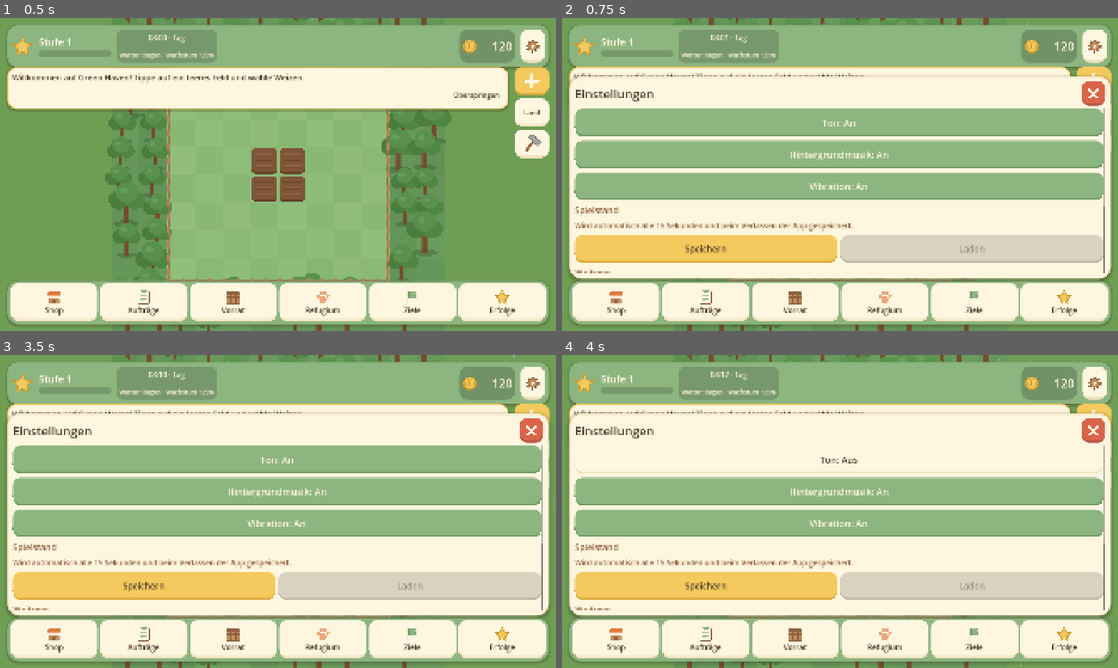
Above: before the commit, frames 1-4 (two rows, left to right).
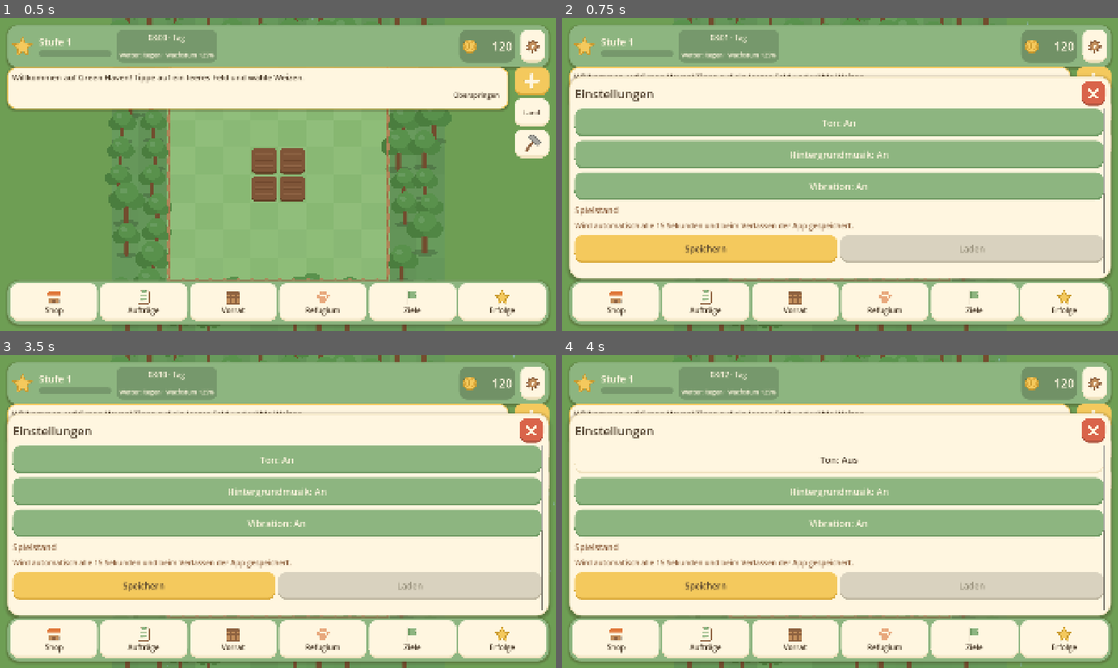
Above: after the commit, the same moments.

Repository: LennartVolz/green-haven
Game: Godot game, scene res://scenes/main.tscn
Two runs of this game, one before a commit and one after it. Both use one fixed random seed, a clock stepped at 60 frames per second and the inputs below.
Inputs (mouse positions are in pixels of both pictures, inside the frame that each line leads up to):
- Up to frame 1 (0.5 s): no input
- Up to frame 2 (0.75 s): click (1095, 46) at 0.5 s
- Up to frame 3 (3.5 s): click (144, 617) at 1.25 s, where only the run after the commit has a clickable "Spielstand exportieren"; click (411, 617) at 2 s, where only the run after the commit has a clickable "Spielstand importieren"; click (533, 417) at 2.75 s
- Up to frame 4 (4 s): click "Land" at 3.5 s

Frame 1 is identical in both runs. In frame 2, less than 0.1% of the frame differs, in the area x 2-98%, y 56-82%; in frame 3, less than 0.1%; in frame 4, less than 0.1%.

Commit message:
Spielstände sicher exportieren und importieren
Importe werden vor dem Ersetzen validiert und der bisherige Stand als Backup gesichert. Android nutzt dokumentiert den user://-Fallback, da der native Picker in Godot 4.4.1 keinen verlässlichen SAF-Dateizugriff bietet.

🤖 Generated with Codebuff
Co-Authored-By: Codebuff <noreply@codebuff.com>

Diff:
--- a/scripts/core/save_system.gd
+++ b/scripts/core/save_system.gd
@@ -49,6 +49,140 @@
 
 func has_save() -> bool:
 	return FileAccess.file_exists(_path()) or FileAccess.file_exists(_backup_path())
+
+
+## Exportiert den aktuellen Stand als einzelne JSON-Datei.
+func export_to_file(destination: String) -> bool:
+	if not GameState.loaded or destination.strip_edges().is_empty():
+		return false
+	return _replace_json(destination, GameState.serialize())
+
+
+## Prüft den Import vollständig an einer separaten GameState-Instanz, bevor
+## Sicherung, Datei oder laufender Zustand verändert werden.
+func import_from_file(source: String) -> bool:
+	last_load_error = ""
+	if source == _path() or source == _backup_path():
+		last_load_error = "invalid"
+		return false
+	if source.strip_edges().is_empty():
+		last_load_error = "invalid"
+		return false
+	var candidate := _read(source)
+	if candidate.is_empty() or not candidate.has("version") or (typeof(candidate["version"]) != TYPE_INT and typeof(candidate["version"]) != TYPE_FLOAT):
+		last_load_error = "invalid"
+		return false
+	var source_version := float(candidate["version"])
+	if not is_finite(source_version) or source_version < 0.0 or source_version != floorf(source_version):
+		last_load_error = "invalid"
+		return false
+	if source_version > GameState.SAVE_VERSION:
+		last_load_error = "newer"
+		return false
+	candidate = migrate(candidate.duplicate(true))
+	var probe_script: GDScript = load("res://scripts/core/game_state.gd")
+	var probe: Node = probe_script.new()
+	probe.time_offset = GameState.time_offset
+	var valid: bool = probe.deserialize(candidate.duplicate(true))
+	probe.free()
+	if not valid:
+		last_load_error = "invalid"
+		return false
+	var old_state: Dictionary = GameState.serialize() if GameState.loaded else {}
+	var backup_before_import: Dictionary = _read(_backup_path()) if FileAccess.file_exists(_backup_path()) else {}
+	if not old_state.is_empty() and not _replace_json(_backup_path(), old_state):
+		last_load_error = "invalid"
+		return false
+	if not _replace_json(_path(), candidate):
+		_restore_import_backup(backup_before_import)
+		last_load_error = "invalid"
+		return false
+	if not GameState.deserialize(candidate.duplicate(true)):
+		# Die Probe und der echte Ladevorgang verwenden denselben Validator. Dieser
+		# Rückweg schützt zusätzlich vor unerwarteten Plattform-/Laufzeitfehlern.
+		if not old_state.is_empty():
+			_replace_json(_path(), old_state)
+			GameState.deserialize(old_state.duplicate(true))
+		_restore_import_backup(backup_before_import)
+		last_load_error = "invalid"
+		return false
+	_last_saved_fingerprint = _fingerprint(GameState.serialize())
+	last_load_error = ""
+	return true
+
+
+func _restore_import_backup(previous: Dictionary) -> void:
+	if previous.is_empty():
+		if FileAccess.file_exists(_backup_path()):
+			DirAccess.remove_absolute(_backup_path())
+		return
+	_replace_json(_backup_path(), previous)
+
+
+func _json_values_match(left: Variant, right: Variant) -> bool:
+	if (typeof(left) == TYPE_INT or typeof(left) == TYPE_FLOAT) and (typeof(right) == TYPE_INT or typeof(right) == TYPE_FLOAT):
+		return is_equal_approx(float(left), float(right))
+	if typeof(left) != typeof(right):
+		return false
+	if typeof(left) == TYPE_DICTIONARY:
+		if left.size() != right.size():
+			return false
+		for key in left:
+			if not right.has(key) or not _json_values_match(left[key], right[key]):
+				return false
+		return true
+	if typeof(left) == TYPE_ARRAY:
+		if left.size() != right.size():
+			return false
+		for index in range(left.size()):
+			if not _json_values_match(left[index], right[index]):
+				return false
+		return true
+	return left == right
+
+
+func _write_json(destination: String, data: Dictionary) -> bool:
+	var parent_directory := destination.get_base_dir()
+	if parent_directory.begins_with("user://") or parent_directory.begins_with("res://"):
+		DirAccess.make_dir_recursive_absolute(ProjectSettings.globalize_path(parent_directory))
+	var file := FileAccess.open(destination, FileAccess.WRITE)
+	if file == null:
+		return false
+	file.store_string(JSON.stringify(data))
+	file.close()
+	return _json_values_match(_read(destination), data)
+
+
+## Ersetzt die Zieldatei über eine geprüfte temporäre Datei und stellt sie bei
+## einem fehlgeschlagenen Umbenennen wieder her.
+func _replace_json(destination: String, data: Dictionary) -> bool:
+	var temporary := destination + ".import.tmp"
+	if not _write_json(temporary, data):
+		if FileAccess.file_exists(temporary):
+			DirAccess.remove_absolute(temporary)
+		return false
+	var had_destination := FileAccess.file_exists(destination)
+	var previous := destination + ".import.previous"
+	if had_destination:
+		if FileAccess.file_exists(previous):
+			DirAccess.remove_absolute(previous)
+		if DirAccess.rename_absolute(destination, previous) != OK:
+			DirAccess.remove_absolute(temporary)
+			return false
+	var result := DirAccess.rename_absolute(temporary, destination)
+	if result != OK:
+		if had_destination:
+			DirAccess.rename_absolute(previous, destination)
+		DirAccess.remove_absolute(temporary)
+		return false
+	if not _json_values_match(_read(destination), data):
+		DirAccess.remove_absolute(destination)
+		if had_destination and FileAccess.file_exists(previous):
+			DirAccess.rename_absolute(previous, destination)
+		return false
+	if had_destination and FileAccess.file_exists(previous):
+		DirAccess.remove_absolute(previous)
+	return true
 
 
 ## Speichert den Spielstand. Mit force = false (Autosave) wird nichts geschrieben,
@@ -166,10 +300,14 @@
 		# Neue Tierprofile und Rettungsfälle sind optionale Felder alter Stände.
 		data["rescue_case"] = {}
 		data["next_rescue_at"] = 0.0
-		for animal in data.get("animals", []):
-			animal["traits"] = []
-			animal["accessories"] = []
-			animal["activity_at"] = 0.0
+		var legacy_animals: Variant = data.get("animals", [])
+		if typeof(legacy_animals) == TYPE_ARRAY:
+			for animal in legacy_animals:
+				if typeof(animal) != TYPE_DICTIONARY:
+					continue
+				animal["traits"] = []
+				animal["accessories"] = []
+				animal["activity_at"] = 0.0
 		data["version"] = 2
 		v = 2
 	if v < 3:
@@ -186,7 +324,8 @@
 		v = 4
 	if v < 5:
 		# Café-Fortschritt startet für alte Spielstände bei null.
-		var stats: Dictionary = data.get("stats", {})
+		var stats_value: Variant = data.get("stats", {})
+		var stats: Dictionary = stats_value if typeof(stats_value) == TYPE_DICTIONARY else {}
 		stats["cafe_orders"] = int(stats.get("cafe_orders", 0))
 		stats["cafe_stories_shared"] = int(stats.get("cafe_stories_shared", 0))
 		stats["cafe_stories_completed"] = int(stats.get("cafe_stories_completed", 0))
@@ -197,7 +336,8 @@
 		# Das 24-Stunden-Tagesgericht wird für bestehende Café-Spielstände ausgewählt.
 		data["daily_cafe_special_id"] = str(data.get("daily_cafe_special_id", ""))
 		data["daily_cafe_special_at"] = float(data.get("daily_cafe_special_at", 0.0))
-		var cafe_stats: Dictionary = data.get("stats", {})
+		var cafe_stats_value: Variant = data.get("stats", {})
+		var cafe_stats: Dictionary = cafe_stats_value if typeof(cafe_stats_value) == TYPE_DICTIONARY else {}
 		cafe_stats["cafe_special_orders"] = int(cafe_stats.get("cafe_special_orders", 0))
 		data["stats"] = cafe_stats
 		data["version"] = 6
@@ -216,6 +356,6 @@
 
 
 func delete_save() -> void:
-	for p in [_path(), _backup_path(), _tmp_path()]:
+	for p in [_path(), _backup_path(), _tmp_path(), _path() + ".import.tmp", _path() + ".import.previous"]:
 		if FileAccess.file_exists(p):
 			DirAccess.remove_absolute(p)
--- a/scripts/ui/sheets/settings_sheet.gd
+++ b/scripts/ui/sheets/settings_sheet.gd
@@ -35,6 +35,22 @@
 	load_b.pressed.connect(ui.act_load)
 	row.add_child(load_b)
 	c.add_child(row)
+	var transfer_row := UiKit.hbox(12)
+	var export_armed: bool = ui.state.get("confirm_export_save", false)
+	var export_button := UiKit.button("Wirklich exportieren? Nochmal tippen" if export_armed else "Spielstand exportieren", "danger" if export_armed else "light", 28)
+	export_button.size_flags_horizontal = Control.SIZE_EXPAND_FILL
+	export_button.pressed.connect(ui.act_export_save)
+	transfer_row.add_child(export_button)
+	var import_armed: bool = ui.state.get("confirm_import_save", false)
+	var import_button := UiKit.button("Wirklich importieren? Nochmal tippen" if import_armed else "Spielstand importieren", "danger" if import_armed else "light", 28)
+	import_button.size_flags_horizontal = Control.SIZE_EXPAND_FILL
+	import_button.pressed.connect(ui.act_import_save)
+	transfer_row.add_child(import_button)
+	c.add_child(transfer_row)
+	if OS.has_feature("android"):
+		c.add_child(UiKit.wrap_label("Android: Godot 4.4.1 zeigt den Dateidialog, kann ausgewählte Dokumente aber nicht zuverlässig öffnen. Import: savegame.json in den app-internen Ordner user://save_transfer kopieren. Export: Dort die gespeicherte JSON-Datei herauskopieren.", 22, UiKit.earth_dark()))
+	else:
+		c.add_child(UiKit.wrap_label("JSON-Spielstände lassen sich auf diesem Gerät auswählen und als Datei weitergeben.", 22, UiKit.earth_dark()))
 
 	c.add_child(UiKit.label("Weiteres", 30, UiKit.earth_dark()))
 	var cam := UiKit.button("Kamera zur Farm zentrieren", "light", 30)
--- a/scripts/ui/ui_root.gd
+++ b/scripts/ui/ui_root.gd
@@ -850,6 +850,100 @@
 		show_toast("Speichern fehlgeschlagen", "error")
 
 
+func _confirm_transfer(key: String, title: String) -> bool:
+	if bool(state.get(key, false)):
+		state[key] = false
+		return true
+	state[key] = true
+	refresh_sheet()
+	get_tree().create_timer(4.0).timeout.connect(func() -> void:
+		state[key] = false
+		if _sheet_name == "settings":
+			refresh_sheet())
+	show_toast("%s bitte durch erneutes Tippen bestätigen" % title, "info")
+	return false
+
+
+func _file_dialog_available() -> bool:
+	return DisplayServer.has_feature(DisplayServer.FEATURE_NATIVE_DIALOG_FILE) and not OS.has_feature("android")
+
+
+func _show_transfer_dialog(importing: bool) -> void:
+	var filters := PackedStringArray(["*.json;Green Haven-Spielstand;application/json"])
+	var mode := DisplayServer.FILE_DIALOG_MODE_OPEN_FILE if importing else DisplayServer.FILE_DIALOG_MODE_SAVE_FILE
+	var err := DisplayServer.file_dialog_show("Spielstand importieren" if importing else "Spielstand exportieren",
+		"", "savegame.json", false, mode, filters,
+		_on_transfer_file_selected.bind(importing))
+	if err != OK:
+		show_toast("Dateidialog nicht verfügbar. Nutze den Ordner user://save_transfer.", "error")
+		_write_transfer_file(importing)
+
+
+func _transfer_directory() -> String:
+	var directory := "user://save_transfer"
+	DirAccess.make_dir_recursive_absolute(ProjectSettings.globalize_path(directory))
+	return directory
+
+
+func _on_transfer_file_selected(status: bool, selected_paths: PackedStringArray, _filter_index: int, importing: bool) -> void:
+	if not status or selected_paths.is_empty():
+		return
+	var path := selected_paths[0]
+	if importing:
+		if SaveSystem.import_from_file(path):
+			world.clear_tool()
+			world.reset_camera()
+			show_toast("Spielstand importiert", "good")
+			close_sheet()
+		else:
+			show_toast("Spielstand konnte nicht importiert werden%s" % (" – neuere Spielversion" if SaveSystem.last_load_error == "newer" else ""), "error")
+		return
+	if SaveSystem.export_to_file(path):
+		show_toast("Spielstand exportiert", "good")
+	else:
+		show_toast("Export fehlgeschlagen", "error")
+
+
+func _write_transfer_file(importing: bool) -> void:
+	var directory := _transfer_directory()
+	if importing:
+		var candidate := directory.path_join("savegame.json")
+		if not FileAccess.file_exists(candidate):
+			show_toast("Lege eine JSON-Datei in user://save_transfer/savegame.json.", "info")
+			return
+		if SaveSystem.import_from_file(candidate):
+			world.clear_tool()
+			world.reset_camera()
+			show_toast("Spielstand importiert", "good")
+			close_sheet()
+		else:
+			show_toast("Spielstand konnte nicht importiert werden%s" % (" – neuere Spielversion" if SaveSystem.last_load_error == "newer" else ""), "error")
+	else:
+		var target := directory.path_join("savegame.json")
+		if SaveSystem.export_to_file(target):
+			show_toast("Spielstand in user://save_transfer/savegame.json exportiert", "good")
+		else:
+			show_toast("Export fehlgeschlagen", "error")
+
+
+func act_export_save() -> void:
+	if not _confirm_transfer("confirm_export_save", "Spielstand-Export"):
+		return
+	if _file_dialog_available():
+		_show_transfer_dialog(false)
+	else:
+		_write_transfer_file(false)
+
+
+func act_import_save() -> void:
+	if not _confirm_transfer("confirm_import_save", "Spielstand-Import"):
+		return
+	if _file_dialog_available():
+		_show_transfer_dialog(true)
+	else:
+		_write_transfer_file(true)
+
+
 ## Laden verwirft den aktuellen Fortschritt (der Autosave ist höchstens 15 Sekunden alt),
 ## deshalb wie bei "Neues Spiel" erst nach einem zweiten Tippen innerhalb von vier Sekunden.
 func act_load() -> void:
--- /dev/null
+++ b/tests/fixtures/save_v8.json
@@ -0,0 +1,92 @@
+{
+	"active_delivery_story": "",
+	"animals": [],
+	"claimed_achievements": [],
+	"claimed_quests": [],
+	"coins": 120,
+	"daily_cafe_special_at": 0.0,
+	"daily_cafe_special_id": "",
+	"delivery_story_stage": 0,
+	"diary": [],
+	"fields": [
+		{
+			"crop": "",
+			"t": 0.0,
+			"x": 8,
+			"y": 11
+		}
+	],
+	"inventory": {
+
+	},
+	"land": [
+		8,
+		11,
+		8,
+		8
+	],
+	"land_level": 0,
+	"level": 1,
+	"neighborhood_event_completed_cycle": -1,
+	"neighborhood_event_order": {
+
+	},
+	"neighborhood_event_stage": 0,
+	"next_order_at": 1000.0,
+	"next_rescue_at": 0.0,
+	"next_uid": 20,
+	"objects": [],
+	"orders": [
+		{
+			"coins": 5,
+			"customer": "Mira",
+			"id": 10,
+			"items": {
+				"wheat": 1
+			},
+			"xp": 2
+		},
+		{
+			"coins": 6,
+			"customer": "Jonas",
+			"id": 11,
+			"items": {
+				"carrot": 1
+			},
+			"xp": 2
+		},
+		{
+			"coins": 7,
+			"customer": "Lena",
+			"id": 12,
+			"items": {
+				"potato": 1
+			},
+			"xp": 3
+		},
+		{
+			"coins": 8,
+			"customer": "Emil",
+			"id": 13,
+			"items": {
+				"tomato": 1
+			},
+			"xp": 3
+		}
+	],
+	"rescue_case": {
+
+	},
+	"saved_at": 0.0,
+	"settings": {
+		"music": true,
+		"sound": true,
+		"vibration": true
+	},
+	"stats": {
+
+	},
+	"tutorial_step": 99,
+	"version": 8,
+	"xp": 0
+}
--- a/tests/run_tests.gd
+++ b/tests/run_tests.gd
@@ -65,6 +65,8 @@
 	test_data_consistency()
 	test_economy()
 	test_new_crops()
+	section = "Spielstand-Export/Import"
+	load("res://tests/suites/save_transfer.gd").new().run(self)
 	ss.delete_save()
 	print("")
 	print("Ergebnis: %d bestanden, %d fehlgeschlagen" % [passed, failed])
--- /dev/null
+++ b/tests/save_transfer_ui.gd
@@ -0,0 +1,86 @@
+extends SceneTree
+## UI-Test für den Spielstand-Export/Import in den Einstellungen.
+
+var failures := 0
+var save_system: Node
+var ui: Node
+var gs: Node
+
+
+func check(condition: bool, message: String) -> void:
+	if condition:
+		return
+	failures += 1
+	printerr("FAIL: ", message)
+
+
+func frames(count: int = 3) -> void:
+	for index in range(count):
+		await process_frame
+
+
+func find_button(node: Node, prefix: String) -> Button:
+	for child in node.get_children():
+		if child is Button and String(child.text).begins_with(prefix):
+			return child
+		var result := find_button(child, prefix)
+		if result != null:
+			return result
+	return null
+
+
+func run() -> void:
+	save_system = root.get_node("SaveSystem")
+	save_system.path_override = "user://save_transfer_ui.json"
+	save_system.delete_save()
+	var main_scene: PackedScene = load("res://scenes/main.tscn")
+	var main: Node = main_scene.instantiate()
+	main.name = "Main"
+	root.add_child(main)
+	ui = main.get_node("UI")
+	gs = root.get_node("GameState")
+	await frames(5)
+	gs.new_game()
+	gs.coins = 432
+	ui.act_open("settings", {})
+	await frames()
+	var export_button := find_button(ui.content, "Spielstand exportieren")
+	var import_button := find_button(ui.content, "Spielstand importieren")
+	check(export_button != null, "Einstellungen zeigen Spielstand-Export")
+	check(import_button != null, "Einstellungen zeigen Spielstand-Import")
+	if export_button != null:
+		export_button.pressed.emit()
+		await frames()
+		check(find_button(ui.content, "Wirklich exportieren?") != null, "Export erfordert eine zweite Bestätigung")
+		var confirm := find_button(ui.content, "Wirklich exportieren?")
+		if confirm != null:
+			confirm.pressed.emit()
+			await frames()
+			check(FileAccess.file_exists("user://save_transfer/savegame.json"), "Export-Fallback schreibt in user://save_transfer")
+			check(int(save_system._read("user://save_transfer/savegame.json").get("coins", -1)) == 432, "Fallback enthält den aktuellen Spielstand")
+			gs.coins = 123
+	check(find_button(ui.content, "Spielstand importieren") != null, "Import-Menü bleibt nach Export verfügbar")
+	if find_button(ui.content, "Spielstand importieren") != null:
+		find_button(ui.content, "Spielstand importieren").pressed.emit()
+		await frames()
+		check(find_button(ui.content, "Wirklich importieren?") != null, "Import erfordert eine zweite Bestätigung")
+		var import_confirm := find_button(ui.content, "Wirklich importieren?")
+		if import_confirm != null:
+			import_confirm.pressed.emit()
+			await frames()
+			check(gs.coins == 432 and ui._sheet_name == "", "Bestätigter user://-Import ersetzt den Spielstand und schließt das Menü")
+			check(int(save_system._read("user://save_transfer_ui.json.bak").get("coins", -1)) == 123, "vorheriger Stand wird vor dem UI-Import gesichert")
+	print("save transfer UI checked")
+	var main_node := root.get_node_or_null("Main")
+	if main_node != null:
+		main_node.queue_free()
+	await frames(2)
+	save_system.delete_save()
+	for path in ["user://save_transfer/savegame.json", "user://save_transfer/savegame.json.import.previous", "user://save_transfer/savegame.json.import.tmp"]:
+		if FileAccess.file_exists(path):
+			DirAccess.remove_absolute(path)
+	quit(1 if failures > 0 else 0)
+
+
+func _initialize() -> void:
+	call_deferred("run")
--- /dev/null
+++ b/tests/suites/save_transfer.gd
@@ -0,0 +1,122 @@
+extends RefCounted
+## Phase 1: sichere Dateiübertragung für Spielstände.
+
+var _tests
+var _save_path := "user://phase1-transfer-save.json"
+
+
+func run(test_runner) -> void:
+	_tests = test_runner
+	var previous_path: String = SaveSystem.path_override
+	SaveSystem.path_override = _save_path
+	SaveSystem.delete_save()
+	test_v8_fixture_roundtrip()
+	test_export_import_roundtrip()
+	test_reject_invalid_imports_without_changing_current_state()
+	SaveSystem.delete_save()
+	SaveSystem.path_override = previous_path
+	for path in ["user://phase1-export.json", "user://phase1-corrupt.json", "user://phase1-newer.json", "user://phase1-valid-import.json"]:
+		if FileAccess.file_exists(path):
+			DirAccess.remove_absolute(path)
+
+
+func _roundtrip_match(actual: Dictionary, expected: Dictionary) -> bool:
+	return SaveSystem._json_values_match(actual, expected)
+
+
+func test_v8_fixture_roundtrip() -> void:
+	var file := FileAccess.open("res://tests/fixtures/save_v8.json", FileAccess.READ)
+	_tests.check(file != null, "v8-Fixture lässt sich öffnen")
+	if file == null:
+		return
+	var fixture: Variant = JSON.parse_string(file.get_as_text())
+	file.close()
+	_tests.check(typeof(fixture) == TYPE_DICTIONARY, "v8-Fixture ist gültiges JSON")
+	if typeof(fixture) != TYPE_DICTIONARY:
+		return
+	var expected_fixture: Dictionary = fixture
+	var prior_offset: float = GameState.time_offset
+	GameState.time_offset = float(fixture.get("saved_at", 0.0)) - Time.get_unix_time_from_system()
+	_tests.check(GameState.deserialize(fixture), "aktueller v8-Spielstand wird aus Fixture geladen")
+	if GameState.loaded:
+		var roundtrip := GameState.serialize()
+		var expected: Dictionary = expected_fixture.duplicate(true)
+		roundtrip.erase("saved_at")
+		expected.erase("saved_at")
+		_tests.check(_roundtrip_match(roundtrip, expected), "v8 serialize/deserialize/serialize ist vollständig identisch, abgesehen vom neu erzeugten saved_at")
+	GameState.time_offset = prior_offset
+
+
+func test_export_import_roundtrip() -> void:
+	GameState.new_game()
+	GameState.coins = 321
+	var expected: Dictionary = GameState.serialize()
+	var export_ok: bool = SaveSystem.export_to_file("user://phase1-export.json")
+	_tests.check(export_ok, "Spielstand als JSON exportieren")
+	_tests.check(FileAccess.file_exists("user://phase1-export.json"), "Exportdatei wurde angelegt")
+	GameState.coins = 999
+	var imported: bool = SaveSystem.import_from_file("user://phase1-export.json")
+	_tests.check(imported, "gültigen exportierten Spielstand importieren")
+	var imported_state: Dictionary = GameState.serialize()
+	_tests.check(_roundtrip_match(imported_state, expected), "Import stellt den exportierten Spielstand vollständig wieder her")
+
+
+func _backup_path_for_test() -> String:
+	return _save_path + ".bak"
+
+
+func test_reject_invalid_imports_without_changing_current_state() -> void:
+	GameState.new_game()
+	GameState.coins = 765
+	SaveSystem.save_game()
+	var original: Dictionary = GameState.serialize()
+	var original_file := FileAccess.open(_save_path, FileAccess.READ)
+	var original_saved_file_data: Dictionary = JSON.parse_string(original_file.get_as_text())
+	original_file.close()
+	var corrupt := FileAccess.open("user://phase1-corrupt.json", FileAccess.WRITE)
+	corrupt.store_string("{ kaputt :::")
+	corrupt.close()
+	_tests.check(not SaveSystem.import_from_file("user://phase1-corrupt.json"), "beschädigte JSON-Datei wird abgelehnt")
+	_tests.check(not SaveSystem.import_from_file(_save_path), "Hauptstand wird nicht als eigene Importquelle akzeptiert")
+	var after_corrupt: Dictionary = GameState.serialize()
+	_tests.check(_roundtrip_match(after_corrupt, original), "beschädigter Import lässt den aktuellen Spielstand unverändert")
+	_tests.check(SaveSystem._json_values_match(SaveSystem._read(_save_path), original_saved_file_data), "beschädigter Import verändert auch die gespeicherte Hauptdatei nicht")
+	var newer_data: Dictionary = original.duplicate(true)
+	newer_data["version"] = GameState.SAVE_VERSION + 1
+	var newer := FileAccess.open("user://phase1-newer.json", FileAccess.WRITE)
+	newer.store_string(JSON.stringify(newer_data))
+	newer.close()
+	_tests.check(not SaveSystem.import_from_file("user://phase1-newer.json"), "Spielstand aus neuerer Version wird abgelehnt")
+	var after_newer: Dictionary = GameState.serialize()
+	_tests.check(_roundtrip_match(after_newer, original), "zu neuer Import lässt den aktuellen Spielstand unverändert")
+	_tests.check(SaveSystem._json_values_match(SaveSystem._read(_save_path), original_saved_file_data), "zu neuer Import verändert auch die gespeicherte Hauptdatei nicht")
+	_tests.check(FileAccess.file_exists(_save_path), "Hauptstand bleibt nach fehlgeschlagenen Importen vorhanden")
+	var current_before_success: Dictionary = GameState.serialize()
+	current_before_success["coins"] = 900
+	var before_import_file := FileAccess.open(_save_path, FileAccess.WRITE)
+	before_import_file.store_string(JSON.stringify(current_before_success))
+	before_import_file.close()
+	var valid_import := FileAccess.open("user://phase1-export.json", FileAccess.READ)
+	var valid_import_text := valid_import.get_as_text()
+	valid_import.close()
+	var valid_import_file := FileAccess.open("user://phase1-valid-import.json", FileAccess.WRITE)
+	valid_import_file.store_string(valid_import_text)
+	valid_import_file.close()
+	GameState.coins = 900
+	_tests.check(SaveSystem.import_from_file("user://phase1-valid-import.json"), "gültigen Import nach Ablehnungsfällen übernehmen")
+	_tests.check(int(SaveSystem._read(_backup_path_for_test()).get("coins", -1)) == 900, "bisheriger Stand wird vor erfolgreichem Import als Backup gesichert")
+	var missing_version := FileAccess.open("user://phase1-corrupt.json", FileAccess.WRITE)
+	missing_version.store_string(JSON.stringify({"coins": 123}))
+	missing_version.close()
+	var main_before_missing: Dictionary = SaveSystem._read(_save_path)
+	var backup_before_missing: Dictionary = SaveSystem._read(_backup_path_for_test())
+	var state_before_missing: Dictionary = GameState.serialize()
+	_tests.check(not SaveSystem.import_from_file("user://phase1-corrupt.json"), "JSON ohne Versionsfeld wird abgelehnt")
+	var invalid_version := FileAccess.open("user://phase1-corrupt.json", FileAccess.WRITE)
+	invalid_version.store_string(JSON.stringify({"version": 7.5, "coins": 123}))
+	invalid_version.close()
+	_tests.check(not SaveSystem.import_from_file("user://phase1-corrupt.json"), "nicht ganzzahlige Save-Version wird abgelehnt")
+	var after_missing_version: Dictionary = GameState.serialize()
+	_tests.check(_roundtrip_match(after_missing_version, state_before_missing), "ungültige Save-Version lässt den aktuellen Spielstand unverändert")
+	_tests.check(SaveSystem._json_values_match(SaveSystem._read(_save_path), main_before_missing), "ungültiger Import verändert die gespeicherte Hauptdatei nicht")
+	_tests.check(SaveSystem._json_values_match(SaveSystem._read(_backup_path_for_test()), backup_before_missing), "ungültiger Import verändert das Backup nicht")
Not shown, added: tests/save_transfer_ui.gd.uid
Not shown, added: tests/suites/save_transfer.gd.uid
Not shown, changed: .github/workflows/android.yml
Not shown, changed: docs/BUILD.md
